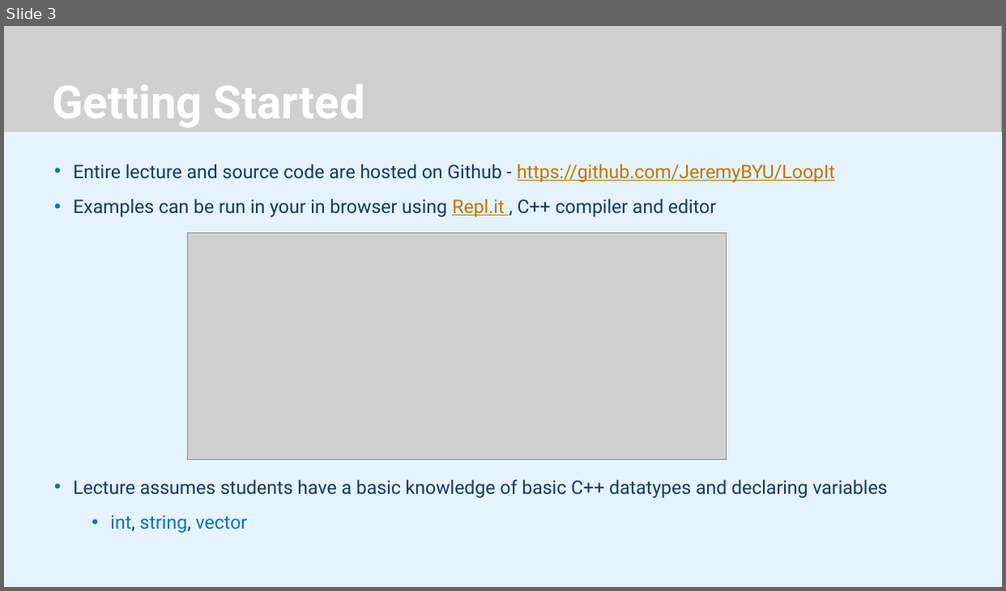
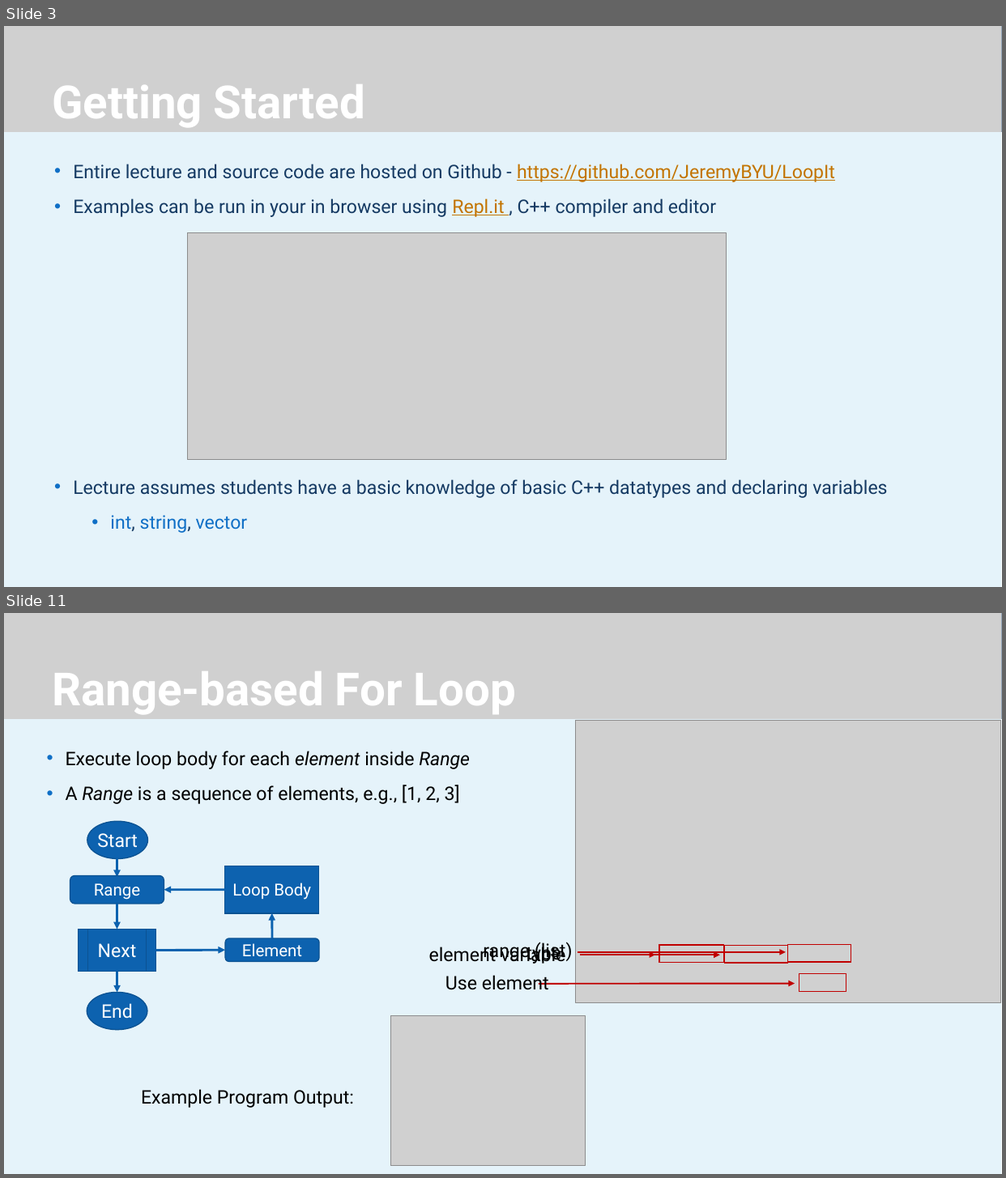
Before and after one commit to JeremyBYU/LoopIt, a slide deck: Lecture/LoopIt.pptx. Shown one above the other, each under a label of ours: slide 3 before the commit, slides 3 and 11 after it; the slides between them are not shown. The pictures are 1006x591 and 1006x1178 pixels, drawn with LibreOffice and Linux fonts; fonts in the diff are those of the drawing; grey boxes stand for pictures; background and template pictures are left out. Boxes give left, top, right and bottom in pixels: in the first picture for what was removed or moved away, otherwise in the second. Text is boxed around its words. In the diff, an @@ line names an element or a change of style, - is before the commit and + after.

```diff
--- a/Lecture/LoopIt.pptx
+++ b/Lecture/LoopIt.pptx
@@ slide 11 added at [4,613,1002,1174], background #FFFFFF @@
@@ rectangle added at [4,613,1002,1174], fill #FFFFFF @@
@@ rectangle added at [4,613,1002,1174], fill #DBEFF9 at 70% opacity @@
@@ rectangle added at [4,613,1002,719], fill #1C4D83 @@
@@ picture added at [4,613,1002,719] @@
@@ title added at [52,671,516,714], 44 pt, text #FFFFFF, bold @@
+Range-based For Loop
@@ picture added at [576,720,1001,1003] @@
@@ text added at [66,751,470,804], 18 pt, text #000000 @@
+• Execute loop body for each element inside Range
+• A Range is a sequence of elements, e.g., [1, 2, 3]
@@ text added at [429,944,565,964], 18 pt, text #000000 @@
+element variable
@@ text added at [483,943,573,962], 18 pt, text #000000 @@
+range (list)
@@ text added at [526,943,562,965], 18 pt, text #000000 @@
+type
@@ arrow added from (577, 952) to (786, 952), #C00000 1.5 pt @@
@@ rectangle added at [660,945,724,964], outline #C00000 1 pt @@
@@ rectangle added at [725,945,788,964], outline #C00000 1 pt @@
@@ rectangle added at [788,944,850,963], outline #C00000 1 pt @@
@@ group added at [70,821,319,1030]: 5 arrows, 2 ellipses, 2 rounded rectangles, 1 rectangle, 1 elbow arrow, 1 flow chart predefined process @@
+Loop Body
+End
+Start
+Range
+Element
+Next
@@ text added at [445,975,549,990], 18 pt, text #000000 @@
+Use element
@@ arrow added from (580, 955) to (720, 955), #C00000 1.5 pt @@
@@ arrow added from (581, 955) to (655, 955), #C00000 1.5 pt @@
@@ rectangle added at [799,973,846,992], outline #C00000 1 pt @@
@@ arrow added from (539, 983) to (795, 983), #C00000 1.5 pt @@
@@ picture added at [390,1016,586,1166] @@
@@ text added at [141,1089,354,1108], 18 pt, text #000000 @@
+Example Program Output:
```
Also in this commit, not shown: 6 slides changed, 4 other slides added, 3 other files.
